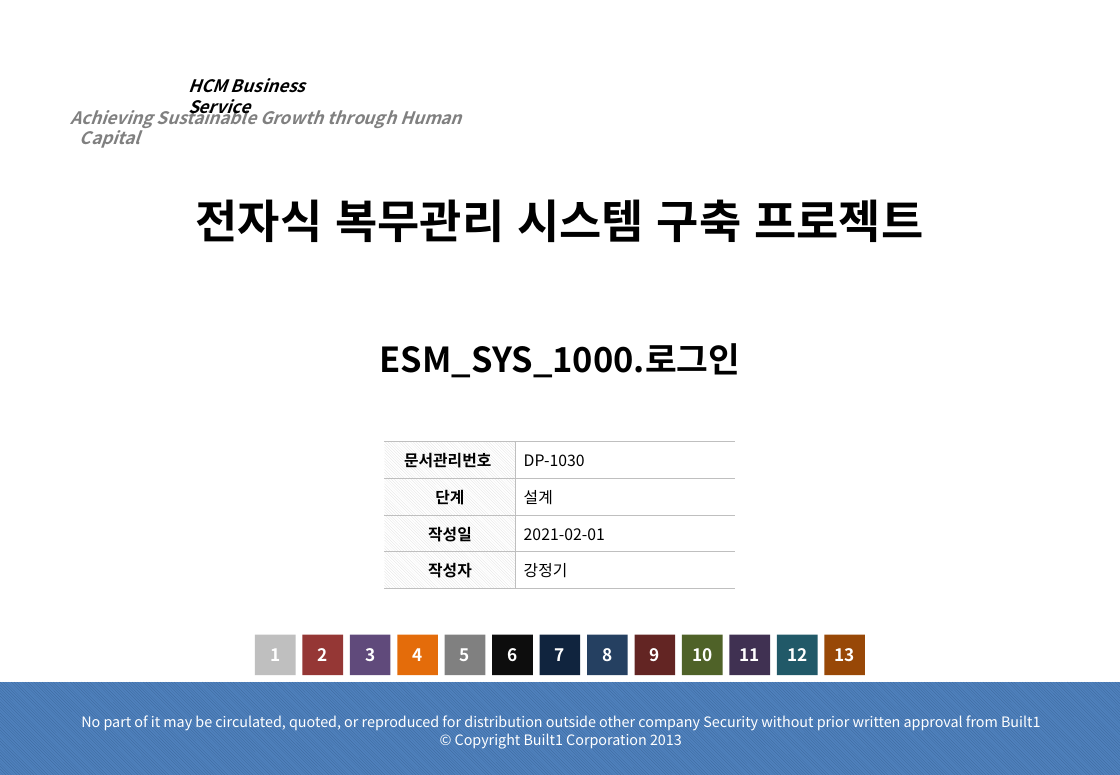
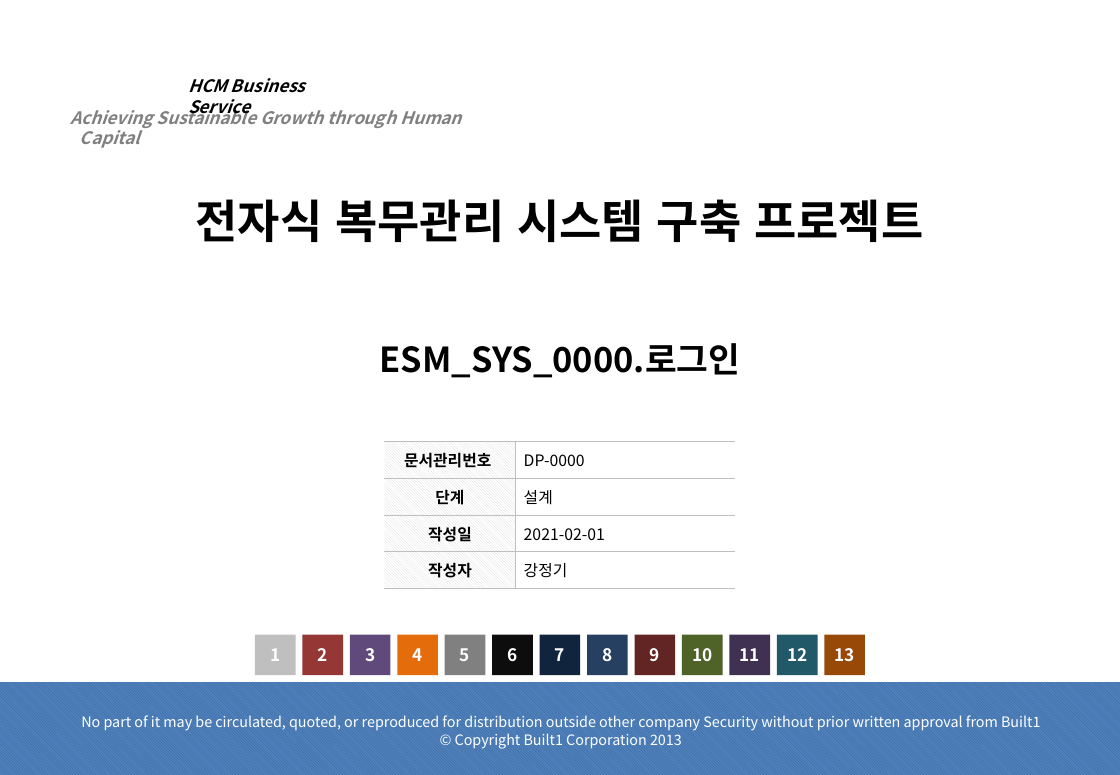
Before and after one commit to dims1111/ESM, a slide deck: slide 1 of document/30.설계(DP)/DP-1030.UI 설계서/DP-1030.설계서_ESM_SYS_0000.로그인_20210201_v1.0.pptx. Drawn at 1120x775 pixels with LibreOffice and Linux fonts; fonts in the diff are those of the drawing; background and template pictures are left out. Boxes give left, top, right and bottom in pixels: in the first picture for what was removed or moved away, otherwise in the second. Text is boxed around its words. In the diff, an @@ line names an element or a change of style, - is before the commit and + after.

```diff
--- a/document/30.설계(DP)/DP-1030.UI 설계서/DP-1030.설계서_ESM_SYS_0000.로그인_20210201_v1.0.pptx
+++ b/document/30.설계(DP)/DP-1030.UI 설계서/DP-1030.설계서_ESM_SYS_0000.로그인_20210201_v1.0.pptx
@@ title at [380, 343, 740, 378]: text changed @@
-ESM_SYS_1000.로그인
+ESM_SYS_0000.로그인
@@ table at [385, 442, 736, 588] @@
-row 1, column 2: DP-1030
+row 1, column 2: DP-0000
```
Also in this commit, not shown: 5 other slides changed, 6 other files.
